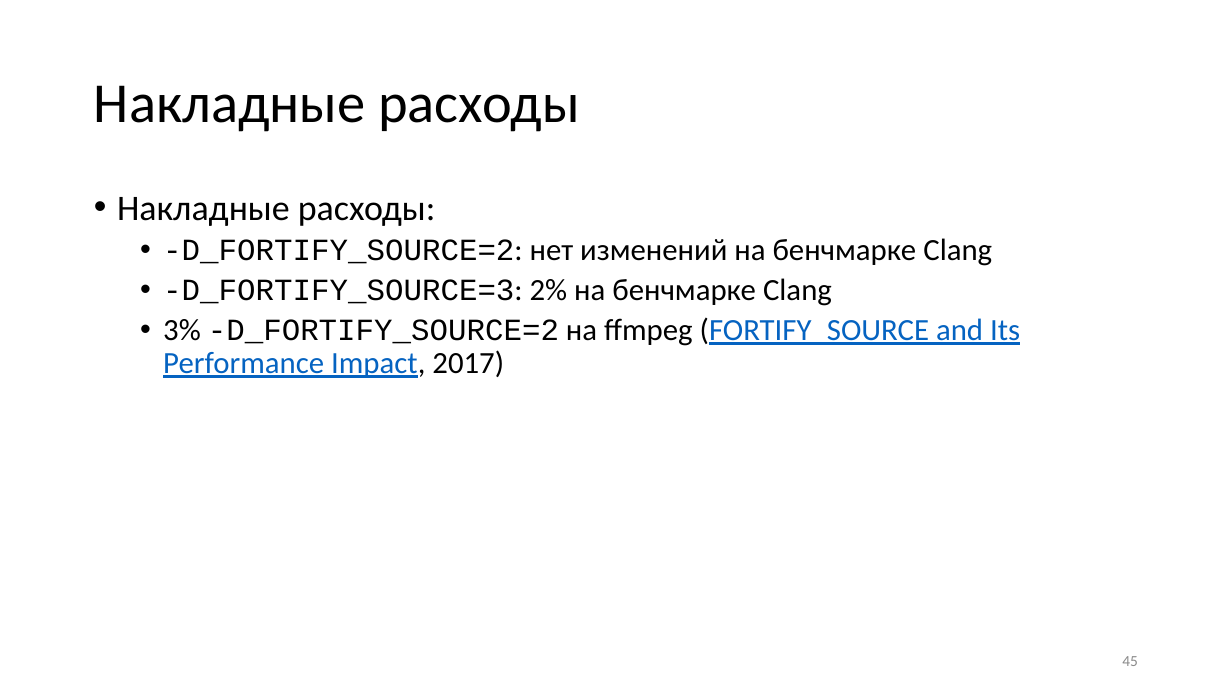
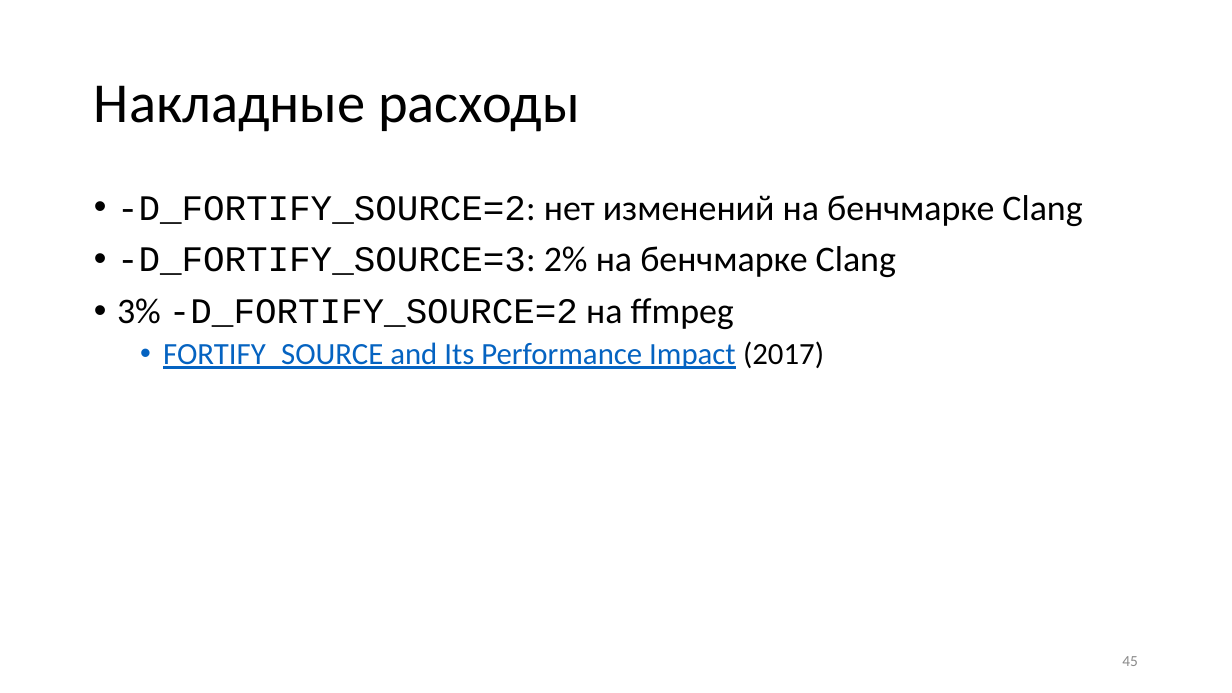
Before and after one commit to yugr/slides, a slide deck: slide 45 of CppZeroCost/2025/RU.pptx. Drawn at 1232x693 pixels with LibreOffice and Linux fonts; fonts in the diff are those of the drawing. Boxes give left, top, right and bottom in pixels: in the first picture for what was removed or moved away, otherwise in the second. Text is boxed around its words. In the diff, an @@ line names an element or a change of style, - is before the commit and + after.

```diff
--- a/CppZeroCost/2025/RU.pptx
+++ b/CppZeroCost/2025/RU.pptx
@@ text at box(117, 197, 436, 226): paragraph removed @@
-• Накладные расходы:
@@ text at box(117, 195, 1082, 277): size 24 to 28 pt in "-D_FORTIFY_SOURCE=2: нет изменений на бенчмарке Clang", "-D_FORTIFY_SOURCE=3: 2% на бенчмарке Clang"; list level 2 to 1 in "-D_FORTIFY_SOURCE=2: нет изменений на бенчмарке ..."; list level 2 to 1 in "-D_FORTIFY_SOURCE=3: 2% на бенчмарке Clang" @@
@@ text at box(117, 298, 824, 369): text changed @@
-  • 3% -D_FORTIFY_SOURCE=2 на ffmpeg (FORTIFY_SOURCE and Its Performance Impact, 2017)
+• 3% -D_FORTIFY_SOURCE=2 на ffmpeg
+  • FORTIFY_SOURCE and Its Performance Impact (2017)
```
Also in this commit, not shown: 32 other slides changed, 3 other files.
